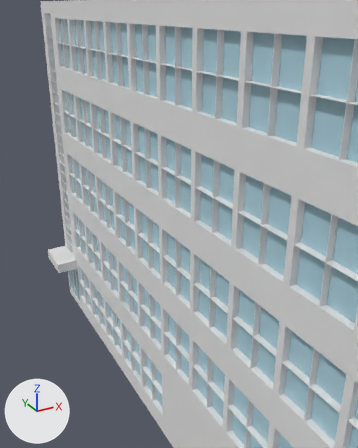
The Blender file building/blend/6building.blend as it was, and as the next commit left it.
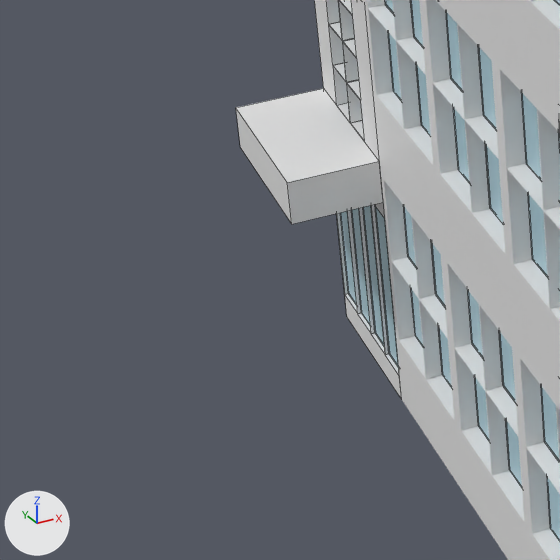
Old and new are each drawn from a 50 mm lens placed at (-89.8, -110.0, 153.0), pointed at (33.5, 114.2, 40.9) and again close up on the part from 0% to 32% of the width and 51% to 76% of the height. The lights are fixed; the arrows at lower left show +X, +Y and +Z. The close-ups show mesh edges as thin lines.

Script lines for the objects in view, before the commit:
```python
me_cube_005 = bpy.data.meshes.new('Cube.005')
me_cube_005.from_pydata(...)  # a box spanning x -1.0..1.0, y -1.0..1.0, z -1.0..1.0
me_cube_009 = bpy.data.meshes.new('Cube.009')
me_cube_009.from_pydata(...)  # 6550 vertices, 4369 faces; spans x -1.0..1.0, y -1.0..1.0, z -1.0..1.0
me_cube_041 = bpy.data.meshes.new('Cube.041')
me_cube_041.from_pydata(...)  # a box spanning x -1.0..1.0, y -2.02..-0.02, z -1.0..1.0, material slot 0; a box spanning x -1.0..1.0, y 2.06..4.06, z -1.0..1.0, material slot 1; a box spanning x -1.0..1.0, y -4.06..-2.06, z -1.0..1.0, material slot 2; a box spanning x -1.0..1.0, y 0.02..2.02, z -1.0..1.0, material slot 3
me_cube_041.materials.append(mat_windows_005)  # cyan #c0e8f6
me_cube_041.materials.append(mat_windows_006)  # cyan #c0e8f6
me_cube_041.materials.append(mat_windows_007)  # cyan #c0e8f6
me_cube_041.materials.append(mat_windows_008)  # cyan #c0e8f6
ob_cube_029 = bpy.data.objects.new('Cube.029', me_cube_041)
ob_cube_029.location = (-24.5, 130.0, 13.0)
ob_cube_029.scale = (0.05, 2.45, 9.95)
ob_main = bpy.data.objects.new('main', me_cube_009)
ob_main.location = (0.0, 0.0, 77.5)
ob_main.scale = (25.0, 120.0, 77.5)
ob_rightside_in_left = bpy.data.objects.new('rightside-in-left', me_cube_005)
ob_rightside_in_left.location = (-30.0, 130.0, 27.5)
ob_rightside_in_left.scale = (5.0, 10.0, 2.5)
# also in view: 'sidebar-2' at (-2.5, 130.0, 77.5); '정면창문' at (-23.1, 0.0, 78.2)
```
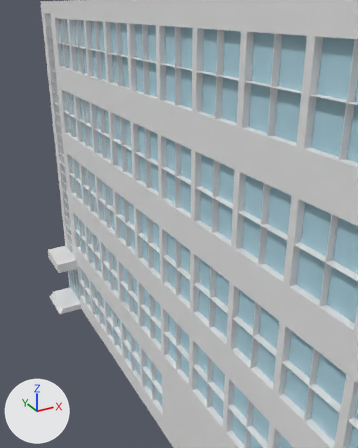
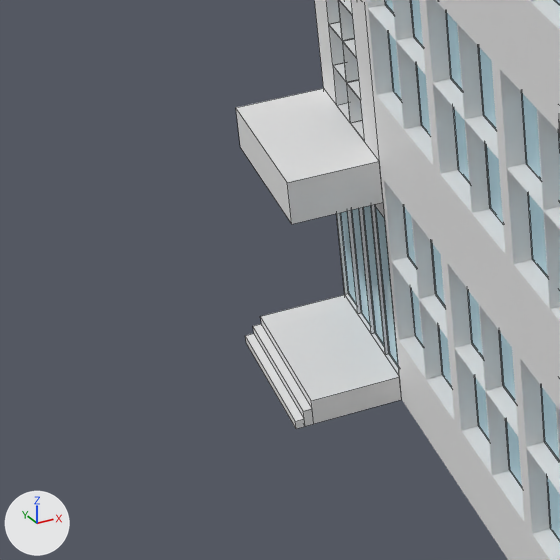
Pixel boxes [x1, y1, x2, y2] of what changed, in the close-ups (560 x 560 px):
'Cube.020', added
    after: [261, 295, 402, 424]
'Cube.019', added
    after: [253, 324, 314, 426]
'Cube.021', added
    after: [245, 334, 305, 429]

The change in detail:
Object 'Cube.021' (ob_cube_021) is new; it shows a copy of the mesh of ob_rightside_in_left.
Its location is (-36.5, 130.0, 0.5).
Its scale is (0.5, 10.0, 0.5).
Object 'Cube.020' (ob_cube_020) is new; it shows a copy of the mesh of ob_rightside_in_left.
Its location is (-30.0, 130.0, 1.5).
Its scale is (5.0, 10.0, 1.5).
Object 'Cube.019' (ob_cube_019) is new; it shows a copy of the mesh of ob_rightside_in_left.
Its location is (-35.5, 130.0, 1.0).
Its scale is (0.5, 10.0, 1.0).
